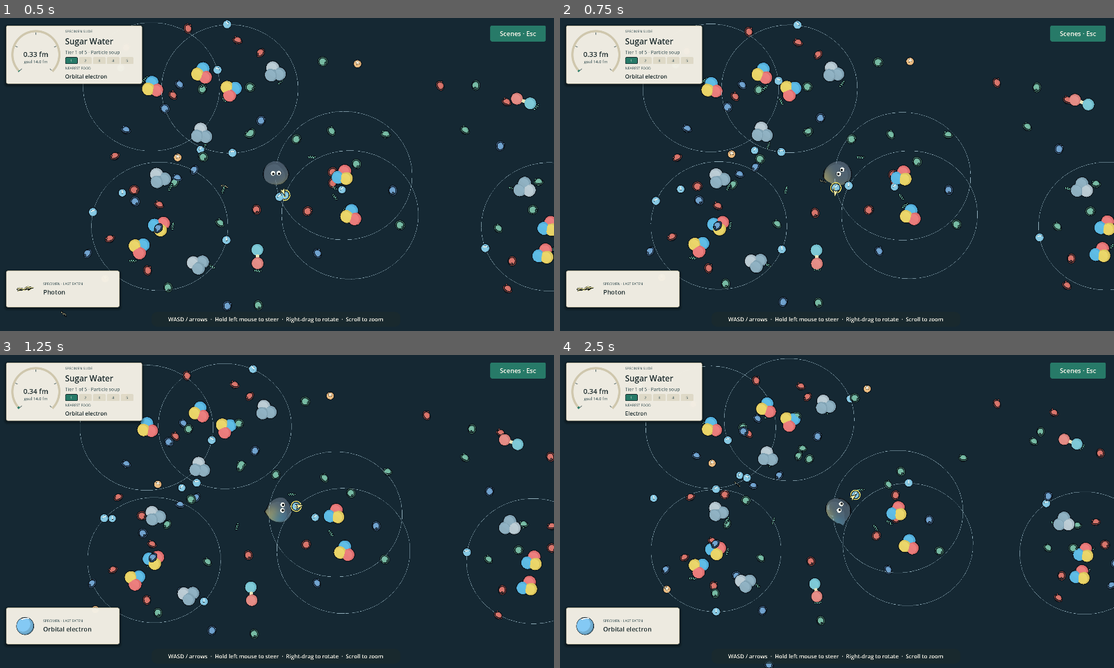
Above: before the commit, frames 1-4 (two rows, left to right).
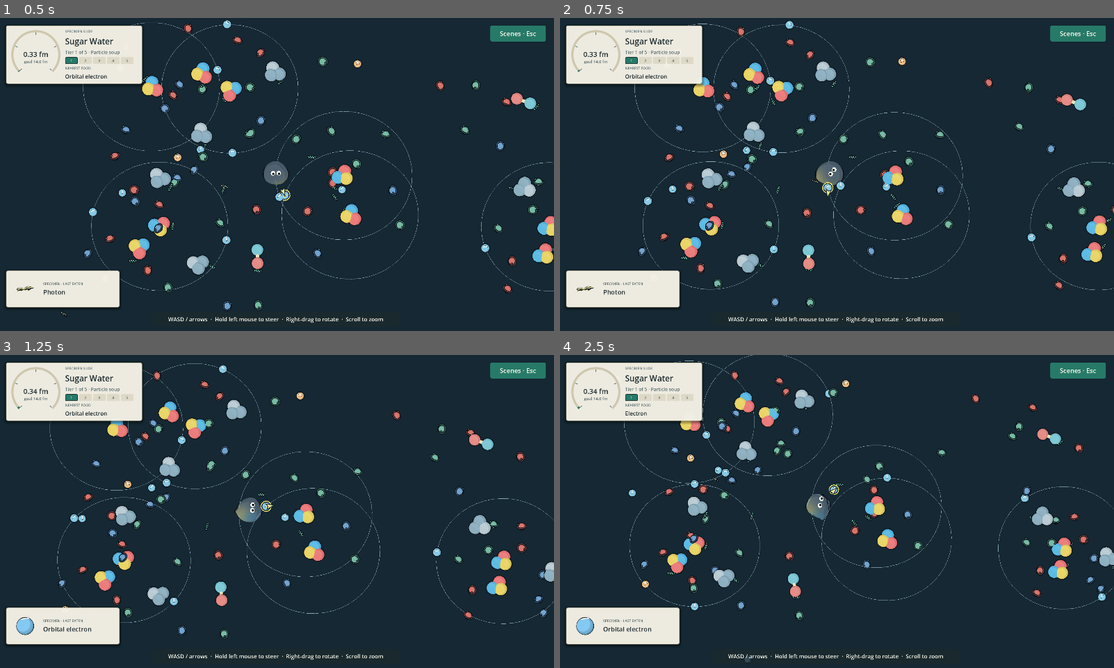
Above: after the commit, the same moments.

Repository: armantark/gray-goo
Game: Godot game, scene res://main.tscn
Two runs of this game, one before a commit and one after it. Both use one fixed random seed, a clock stepped at 60 frames per second and the inputs below.
Inputs (mouse positions are in pixels of both pictures, inside the frame that each line leads up to):
- Up to frame 1 (0.5 s): no input
- Up to frame 2 (0.75 s): move the mouse to (958, 158) at 0.52 s; hold D (move_right) from 0.53 s (still down); click (958, 158) at 0.67 s
- Up to frame 3 (1.25 s): keep holding D (move_right)
- Up to frame 4 (2.5 s): release D (move_right) at 1.25 s; drag from (726, 527) to (809, 574) at 1.27 s; move the mouse to (892, 442) at 2.02 s; hold D (move_right) from 2.03 s (still down); click (892, 442) at 2.17 s

Frame 1 is identical in both runs. In frame 2, 9.2% of the frame differs, in the area x 13-100%, y 0-93%; in frame 3, 11%, in the area x 8-100%, y 2-91%; in frame 4, 11%.

Commit message:
Make each size jump an event and let the camera show food ahead
A size jump used to snap the camera out a little while play continued,
with no name for the new tier, and the camera sat on the goo, so food
ahead appeared late. A jump now slows time briefly, reusing the
completion's time-scale curve, eases the view out on the real clock,
and shows the new tier name on a card. The camera leads the steering
direction by a fraction of the view, smoothed, without following the
shell's wobbling velocity. scripts/capture_jump_camera.gd records the
native frame series for both.

Diff:
--- /dev/null
+++ b/scripts/capture_jump_camera.gd
@@ -0,0 +1,121 @@
+extends SceneTree
+
+# Frame series for the size jump and the camera look-ahead, from a native window.
+# Each level stages the goo just under its first jump, then grows it across the
+# threshold through the ordinary game loop. The turn series drives up, then right.
+# Output: --output=<dir> with PNGs and camera.json (real seconds, time scale, view size,
+# and the camera's frame-to-frame acceleration in screen pixels during the turn).
+
+const JUMP_SHOTS := [0.0, 0.2, 0.45, 0.75, 1.1, 1.6, 2.3]
+const TURN_SHOTS := [0.0, 0.25, 0.5, 0.75, 1.0, 1.5, 2.2]
+var _output := "res://builds/jump-camera"
+var _game: Node3D
+var _report := {"jumps": [], "turn": {}}
+# A PNG write blocks for about 0.3 s, so frames wait in memory until each series ends.
+var _images := {}
+
+func _initialize() -> void:
+	call_deferred("_run")
+
+func _run() -> void:
+	for arg in OS.get_cmdline_user_args():
+		if arg.begins_with("--output="):
+			_output = arg.trim_prefix("--output=")
+	DirAccess.make_dir_recursive_absolute(_output)
+	_game = load("res://main.tscn").instantiate()
+	root.add_child(_game)
+	current_scene = _game
+	_game._music.stop()
+	for level in 4:
+		await _jump_series(level)
+		_flush()
+	await _turn_series(1)
+	_flush()
+	FileAccess.open(_output.path_join("camera.json"), FileAccess.WRITE).store_string(JSON.stringify(_report, "\t"))
+	print("JUMP_CAMERA_REPORT ", JSON.stringify(_report))
+	_press("")
+	_game._shutdown()
+
+func _jump_series(level: int) -> void:
+	_game.start_level(level)
+	_game._music.stop()
+	var threshold := float(_game.world.config.jumps[1].radius)
+	# Held still while the view settles, so no meal crosses the threshold before the shot.
+	_stage(threshold * 0.9)
+	await create_timer(2.0).timeout
+	if _game._tier != 0:
+		push_error("Level %d jumped during staging" % level)
+	await _shot("level-%d-jump-before" % level)
+	_press("move_up")
+	await create_timer(0.4).timeout
+	_stage(threshold * 1.03)
+	while _game._tier == 0:
+		await process_frame
+	var start := Time.get_ticks_usec()
+	var samples := []
+	for at in JUMP_SHOTS:
+		while _seconds_since(start) < at:
+			await process_frame
+		samples.append({"real_seconds": _seconds_since(start), "time_scale": Engine.time_scale,
+			"view_size": _game.rig.camera.size})
+		await _shot("level-%d-jump-%.2fs" % [level, at])
+	_report.jumps.append({"level": level, "title": _game.world.config.title,
+		"tier_name": _game.world.config.tiers[_game._tier], "samples": samples})
+	_press("")
+
+func _stage(radius: float) -> void:
+	_game._volume = maxf(_game._volume, pow(radius, 3.0))
+	_game.goo.grow_to(radius)
+
+func _turn_series(level: int) -> void:
+	_game.start_level(level)
+	_game._music.stop()
+	_press("move_up")
+	await create_timer(3.0).timeout
+	_press("move_right")
+	var start := Time.get_ticks_usec()
+	var positions: Array[Vector2] = []
+	var next_shot := 0
+	var worst := 0.0
+	var reversals := 0
+	var last_step := Vector2.ZERO
+	var trace := []
+	while _seconds_since(start) < 2.4:
+		await process_frame
+		# Camera position in screen pixels; shake shows as large or sign-flipping accelerations.
+		var pixels_per_unit: float = root.get_visible_rect().size.y / _game.rig.camera.size
+		var camera := Vector2(_game.rig.camera.global_position.x, _game.rig.camera.global_position.z) * pixels_per_unit
+		positions.append(camera)
+		if positions.size() >= 3:
+			var step := positions[-1] - positions[-2]
+			var acceleration := step - (positions[-2] - positions[-3])
+			worst = maxf(worst, acceleration.length())
+			trace.append([snappedf(_seconds_since(start), 0.001), snappedf(step.x, 0.01), snappedf(step.y, 0.01), snappedf(acceleration.length(), 0.01)])
+			if step.length() > 0.05 and last_step.length() > 0.05 and step.dot(last_step) < 0.0:
+				reversals += 1
+			last_step = step
+		if next_shot < TURN_SHOTS.size() and _seconds_since(start) >= TURN_SHOTS[next_shot]:
+			await _shot("turn-%.2fs" % TURN_SHOTS[next_shot])
+			next_shot += 1
+	_report.turn = {"level": level, "max_camera_acceleration_px_per_frame2": worst,
+		"camera_direction_reversals": reversals, "frames": positions.size(), "trace": trace, "lead": str(_game.rig._lead),
+		"goo_screen_offset_px": str(_game.rig.camera.unproject_position(_game.goo.global_position) - root.get_visible_rect().size * 0.5)}
+	_press("")
+
+func _press(action: String) -> void:
+	for item in ["move_left", "move_right", "move_up", "move_down"]:
+		Input.action_release(item)
+	if not action.is_empty():
+		Input.action_press(action)
+
+func _seconds_since(start: int) -> float:
+	return (Time.get_ticks_usec() - start) / 1000000.0
+
+func _shot(name: String) -> void:
+	await RenderingServer.frame_post_draw
+	_images[name] = root.get_texture().get_image()
+
+func _flush() -> void:
+	for name in _images:
+		_images[name].save_png(_output.path_join(name + ".png"))
+	_images.clear()
--- a/src/camera_rig.gd
+++ b/src/camera_rig.gd
@@ -2,6 +2,9 @@
 extends Node3D
 
 const TILT := deg_to_rad(70.0)
+# The view leads the steering by this fraction of its height, so food ahead shows up sooner.
+const LOOK_AHEAD := 0.14
+const JUMP_ZOOM_SECONDS := 1.3
 var camera: Camera3D
 var field: Rect2
 var subject: Node3D
@@ -11,6 +14,10 @@
 var _view_size := 10.0
 var _target_view := 10.0
 var _focus := Vector3.ZERO
+var _heading := Vector3.ZERO
+var _lead := Vector3.ZERO
+var _jump_from := 0.0
+var _jump_clock := -1.0
 var _ground_height: Callable
 
 func _ready() -> void:
@@ -36,12 +43,25 @@
 func reveal(view_size: float) -> void:
 	_target_view = view_size
 
+# A size jump eases out on the real clock, so the zoom keeps its pace through the slow moment.
+func jump(view_size: float) -> void:
+	_jump_from = _view_size
+	_jump_clock = 0.0
+	_target_view = view_size
+
 func _process(delta: float) -> void:
 	if is_instance_valid(subject):
 		_update_camera(delta)
 
 func _update_camera(delta: float) -> void:
-	_view_size = lerpf(_view_size, _target_view, 1.0 - exp(-2.8 * delta))
+	if _jump_clock >= 0.0:
+		_jump_clock += delta / Engine.time_scale
+		var progress := minf(_jump_clock / JUMP_ZOOM_SECONDS, 1.0)
+		_view_size = lerpf(_jump_from, _target_view, smoothstep(0.0, 1.0, progress))
+		if progress >= 1.0:
+			_jump_clock = -1.0
+	else:
+		_view_size = lerpf(_view_size, _target_view, 1.0 - exp(-2.8 * delta))
 	var viewport := get_viewport().get_visible_rect().size
 	var aspect := viewport.x / viewport.y
 	var width_per_size := absf(cos(yaw)) * aspect + absf(sin(yaw)) / sin(TILT)
@@ -53,7 +73,10 @@
 	var half_depth := camera.size / sin(TILT) * 0.5
 	var margin_x := absf(cos(yaw)) * half_width + absf(sin(yaw)) * half_depth
 	var margin_z := absf(sin(yaw)) * half_width + absf(cos(yaw)) * half_depth
-	var desired := subject.global_position
+	# Steering intent, not body velocity, drives the lead: the shell's velocity wobbles
+	# as it rolls, and following that wobble would shake the view.
+	_lead = _lead.lerp(_heading * camera.size * LOOK_AHEAD, 1.0 - exp(-2.2 * delta))
+	var desired := subject.global_position + _lead
 	var center := field.get_center()
 	var extent_x := maxf(0.0, field.size.x * 0.5 - margin_x)
 	var extent_z := maxf(0.0, field.size.y * 0.5 - margin_z)
@@ -75,6 +98,10 @@
 			zoom = minf(1.3, zoom + 0.07)
 
 func movement_direction() -> Vector3:
+	_heading = _steering()
+	return _heading
+
+func _steering() -> Vector3:
 	var input := Input.get_vector("move_left", "move_right", "move_up", "move_down")
 	var right := camera.global_basis.x
 	var up := camera.global_basis.y
--- a/src/game.gd
+++ b/src/game.gd
@@ -8,6 +8,8 @@
 ]
 
 const BODY_LENGTHS_PER_SECOND := 4.0
+const JUMP_SLOW_SCALE := 0.3
+const JUMP_SLOW_SECONDS := 0.7
 var world: GameWorld
 var goo: GooBody
 var rig: GooCamera
@@ -16,7 +18,10 @@
 var _level := 0
 var _won := false
 var _tier := 0
-var _cinematic := -1.0
+# Real seconds into a slow moment, or -1. The time scale starts at _slow_scale and eases back to 1.
+var _slow_clock := -1.0
+var _slow_scale := 1.0
+var _slow_seconds := 0.0
 var _bite_sound: AudioStreamPlayer
 var _win_sound: AudioStreamPlayer
 var _music: AudioStreamPlayer
@@ -71,7 +76,7 @@
 	_last_frame_usec = 0
 	get_tree().paused = false
 	Engine.time_scale = 1.0
-	_cinematic = -1.0
+	_slow_clock = -1.0
 	_bite_sound.stop()
 	_win_sound.stop()
 	_music.stop()
@@ -174,16 +179,22 @@
 			hud.show_meal("Spacetime fabric" if _level == 3 else "Water", "", pool.pigment)
 
 func _update_scale() -> void:
+	var jumped := false
 	while _tier + 1 < world.config.jumps.size() and goo.radius >= float(world.config.jumps[_tier + 1].radius):
 		_tier += 1
+		jumped = true
 		world.advance_scale(_tier)
-		rig.reveal(float(world.config.jumps[_tier].view_size))
 		print("LEVEL_TIER ", _level, " ", _tier, " ", world.config.tiers[_tier])
 	var jump: Dictionary = world.config.jumps[_tier]
 	var growth_view: float = float(jump.view_size) * goo.radius / float(jump.radius)
 	if _tier + 1 < world.config.jumps.size():
 		growth_view = minf(growth_view, float(world.config.jumps[_tier + 1].view_size) * 0.82)
-	rig.reveal(growth_view)
+	if not jumped:
+		rig.reveal(growth_view)
+		return
+	rig.jump(growth_view)
+	if not _won:
+		_slow_moment(JUMP_SLOW_SCALE, JUMP_SLOW_SECONDS)
 
 func _eat(food: Food) -> void:
 	var portion := food.remaining_volume()
@@ -207,11 +218,27 @@
 func _complete() -> void:
 	_won = true
 	goo.celebrate()
-	_cinematic = 0.0
-	Engine.time_scale = 0.22
+	_slow_moment(0.22, 0.85)
 	_win_sound.play()
 	_bite_particles(goo.global_position, goo.tint.lightened(0.3), 1.0)
 	print("LEVEL_COMPLETE ", _level, " volume=", _volume)
+
+func _slow_moment(scale: float, seconds: float) -> void:
+	_slow_clock = 0.0
+	_slow_scale = scale
+	_slow_seconds = seconds
+	Engine.time_scale = scale
+
+func _advance_slow_moment(delta: float) -> void:
+	if _slow_clock < 0.0:
+		return
+	_slow_clock += delta / Engine.time_scale
+	Engine.time_scale = lerpf(_slow_scale, 1.0, smoothstep(_slow_seconds * 0.25, _slow_seconds, _slow_clock))
+	if _slow_clock >= _slow_seconds:
+		Engine.time_scale = 1.0
+		_slow_clock = -1.0
+		if _won:
+			hud.show_completion()
 
 func _process(delta: float) -> void:
 	if not is_instance_valid(world):
@@ -221,13 +248,7 @@
 		if _last_frame_usec > 0:
 			_frame_times.append((now - _last_frame_usec) / 1000000.0)
 		_last_frame_usec = now
-	if _cinematic >= 0.0:
-		_cinematic += delta / Engine.time_scale
-		Engine.time_scale = lerpf(0.22, 1.0, smoothstep(0.2, 0.85, _cinematic))
-		if _cinematic >= 0.85:
-			Engine.time_scale = 1.0
-			_cinematic = -1.0
-			hud.show_completion()
+	_advance_slow_moment(delta)
 	var target := world.nearest_edible(goo.global_position, goo.radius)
 	if target != _highlighted_target:
 		if is_instance_valid(_highlighted_target):
--- a/src/hud.gd
+++ b/src/hud.gd
@@ -43,6 +43,9 @@
 var _meal_model: Node3D
 var _meal_kind := ""
 var _mono := SystemFont.new()
+var _jump_card: PanelContainer
+var _jump_label: Label
+var _jump_age := INF
 
 class FoodPointer extends Control:
 	var position_on_screen := Vector2.ZERO
@@ -117,6 +120,7 @@
 	_build_completion()
 	_build_menu()
 	_build_last_meal()
+	_build_jump_card()
 
 func _build_slide_label() -> void:
 	var card := _panel(_root)
@@ -217,6 +221,18 @@
 	light.rotation_degrees = Vector3(-40, -25, 0)
 	_meal_view.add_child(light)
 	_last_meal.hide()
+
+func _build_jump_card() -> void:
+	var holder := CenterContainer.new()
+	holder.set_anchors_and_offsets_preset(Control.PRESET_TOP_WIDE)
+	holder.offset_top = 190
+	holder.offset_bottom = 290
+	holder.mouse_filter = Control.MOUSE_FILTER_IGNORE
+	_root.add_child(holder)
+	_jump_card = _panel(holder)
+	_jump_card.mouse_filter = Control.MOUSE_FILTER_IGNORE
+	_jump_label = _label(_jump_card, "", 44)
+	_jump_card.hide()
 
 func show_meal(title: String, kind: String, color: Color) -> void:
 	if _last_meal.visible and _meal_label.text == title and _meal_kind == kind:
@@ -401,6 +417,7 @@
 	_config = config
 	_meters_per_unit = float(config.meters_per_unit)
 	_tier = -1
+	_jump_age = INF
 	title_label.text = config.title
 	_build_ladder(config.tiers)
 	gauge.flash = 0.0
@@ -417,6 +434,9 @@
 		_meters_per_unit = meters_per_unit
 		gauge.flash = 1.0
 	if tier != _tier:
+		if _tier >= 0:
+			_jump_label.text = _config.tiers[tier]
+			_jump_age = 0.0
 		_tier = tier
 		tier_label.text = "Tier %d of %d · %s" % [tier + 1, _rungs.size(), _config.tiers[tier]]
 		_paint_ladder()
@@ -461,6 +481,14 @@
 		get_viewport().set_input_as_handled()
 
 func _process(delta: float) -> void:
+	# The card keeps real time, because it appears during the size jump's slow moment.
+	_jump_age += delta / Engine.time_scale
+	_jump_card.visible = _jump_age < 2.6 and not menu.visible
+	if _jump_card.visible:
+		var entry := smoothstep(0.0, 0.25, _jump_age)
+		_jump_card.modulate.a = entry * (1.0 - smoothstep(2.0, 2.6, _jump_age))
+		_jump_card.pivot_offset = _jump_card.size * 0.5
+		_jump_card.scale = Vector2.ONE * lerpf(0.85, 1.0, entry)
 	if gauge.flash > 0.0:
 		gauge.flash = maxf(gauge.flash - delta * 1.2, 0.0)
 		gauge.queue_redraw()
Not shown, added: scripts/capture_jump_camera.gd.uid
Not shown, changed: memory-bank/papercuts.md
Not shown, changed: memory-bank/progress.md
Not shown, changed: memory-bank/systemPatterns.md
